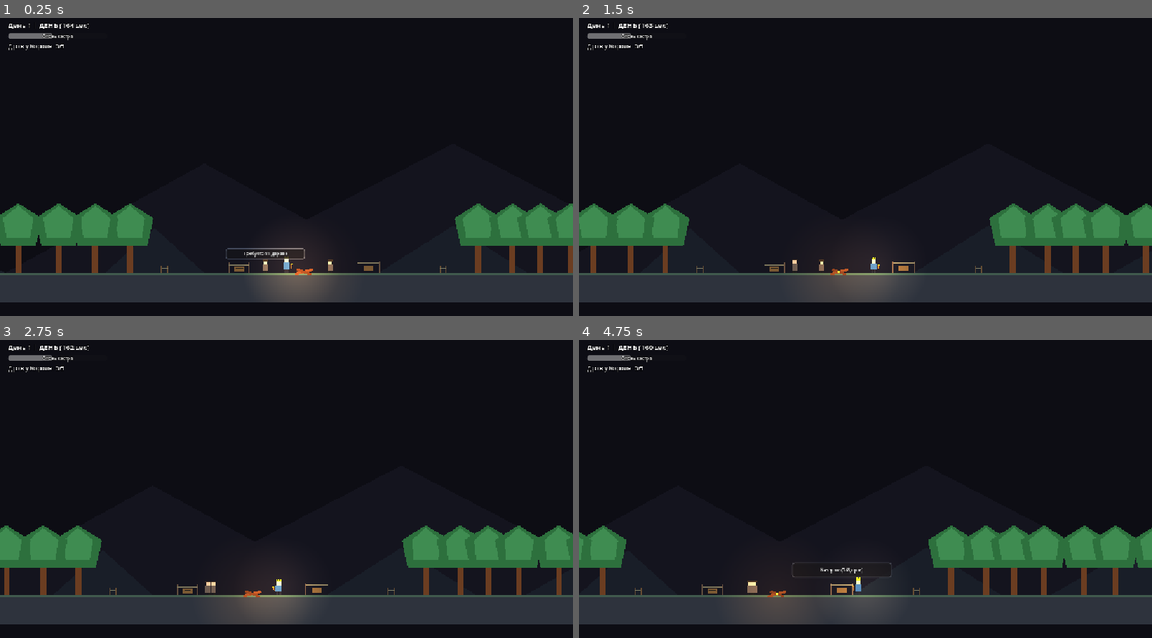
Above: before the commit, frames 1-4 (two rows, left to right).
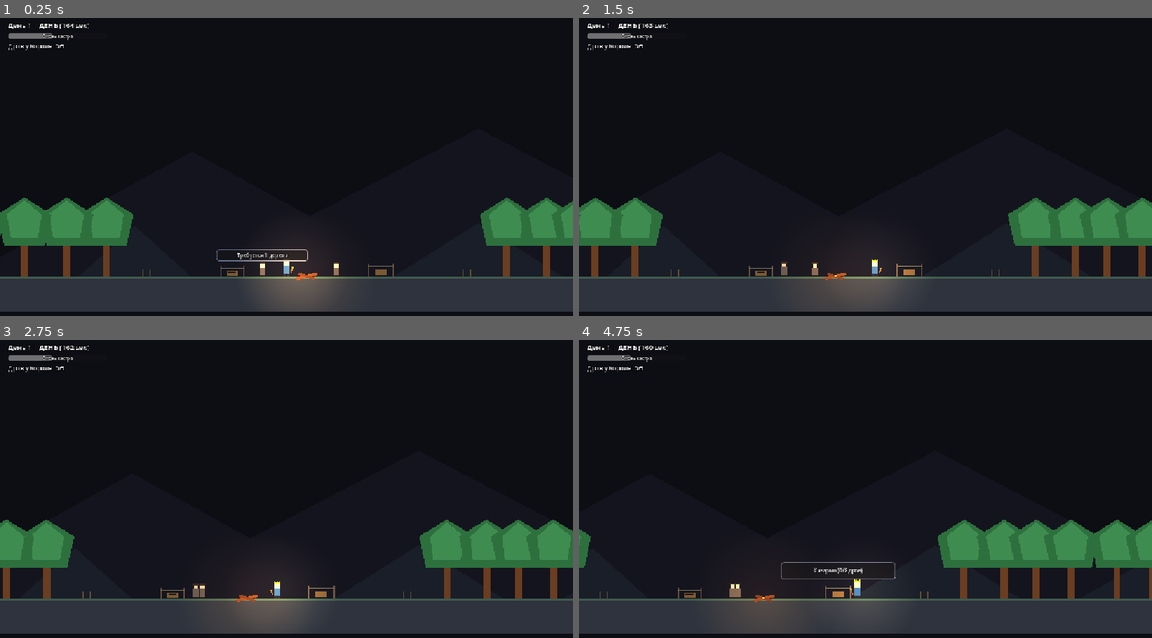
Above: after the commit, the same moments.

Repository: Kyrsadak/turkic-game-jam
Game: Godot game, scene res://scenes/main/main.tscn
Two runs of this game, one before a commit and one after it. Both use one fixed random seed, a clock stepped at 60 frames per second and the inputs below.
Inputs (mouse positions are in pixels of both pictures, inside the frame that each line leads up to):
- Up to frame 1 (0.25 s): no input
- Up to frame 2 (1.5 s): move the mouse to (991, 158) at 0.52 s; hold R 0.53-1.28 s; hold D from 0.53 s (still down); click (991, 158) at 0.67 s; move the mouse to (750, 190) at 1.27 s; tap E at 1.35 s
- Up to frame 3 (2.75 s): move the mouse to (343, 423) at 2.02 s; release D at 2.03 s; hold A from 2.03 s (still down); hold R from 2.03 s (still down)
- Up to frame 4 (4.75 s): move the mouse to (836, 560) at 2.77 s; release A at 2.78 s; release R at 2.78 s; hold D 2.78-4.28 s; tap E at 2.85, 4.35 s; click (836, 560) at 2.92 s; move the mouse to (1037, 542) at 3.52 s; hold R 3.53-4.28 s; move the mouse to (693, 447) at 4.27 s; hold A from 4.28 s (still down)

The runs differ from the first frame. In frame 1, 10% of the frame differs, in the area x 0-100%, y 60-99%; in frame 2, 8.9%; in frame 3, 9.0%; in frame 4, 10%.

Commit message:
v13 (camera zoom and shake animations)

Diff:
--- a/scenes/buildings/wall.gd
+++ b/scenes/buildings/wall.gd
@@ -126,6 +126,14 @@
 		shake_tween.tween_property(current_vis, "position:x", -3.0, 0.04)
 		shake_tween.tween_property(current_vis, "position:x", 0.0, 0.04)
 
+		# Тряска камеры при ударе по стене (зависит от близости игрока)
+		var players = get_tree().get_nodes_in_group("player")
+		if players.size() > 0:
+			var p = players[0]
+			var dist = global_position.distance_to(p.global_position)
+			if dist < 400.0:
+				p.apply_camera_shake(remap(dist, 0.0, 400.0, 3.0, 0.5))
+
 	if health <= 0:
 		destroy_wall()
 
--- a/scenes/player/player.gd
+++ b/scenes/player/player.gd
@@ -13,6 +13,10 @@
 @onready var body: Node2D = $Body
 @onready var wood_pile: Node2D = $WoodPile
 @onready var hit_cooldown: Timer = $HitCooldown
+@onready var camera: Camera2D = $Camera2D
+
+var shake_strength: float = 0.0
+var shake_decay: float = 12.0
 
 func _ready() -> void:
 	add_to_group("player")
@@ -23,6 +27,16 @@
 	# Гравитация
 	if not is_on_floor():
 		velocity.y += gravity * delta
+
+	# Затухание тряски камеры
+	if shake_strength > 0.0:
+		shake_strength = move_toward(shake_strength, 0.0, shake_decay * delta)
+		camera.offset = Vector2(
+			randf_range(-shake_strength, shake_strength),
+			randf_range(-shake_strength, shake_strength)
+		)
+	else:
+		camera.offset = Vector2.ZERO
 
 
 	# Движение влево-вправо (A/D или Стрелки)
@@ -69,6 +83,7 @@
 				tween.tween_property(wood_pile, "position:y", -5.0, 0.1)
 				tween.tween_property(wood_pile, "position:y", 0.0, 0.1)
 
+				apply_camera_shake(1.2)
 				is_hitting = true
 				await get_tree().create_timer(0.25).timeout
 				is_hitting = false
@@ -90,6 +105,7 @@
 				emit_signal("wood_count_changed", wood_count)
 				update_wood_visuals()
 
+				apply_camera_shake(1.2)
 				is_hitting = true
 				await get_tree().create_timer(0.2).timeout
 				is_hitting = false
@@ -111,6 +127,7 @@
 func start_hit_animation() -> void:
 	is_hitting = true
 	hit_cooldown.start()
+	apply_camera_shake(1.8)
 
 	# Эффект удара (наклон тела)
 	var tween = create_tween()
@@ -148,3 +165,6 @@
 
 func _on_hit_cooldown_timeout() -> void:
 	pass
+
+func apply_camera_shake(strength: float) -> void:
+	shake_strength = strength
--- a/scenes/player/player.tscn
+++ b/scenes/player/player.tscn
@@ -109,6 +109,7 @@
 
 [node name="Camera2D" type="Camera2D" parent="."]
 position = Vector2(0, -80)
+zoom = Vector2(1.15, 1.15)
 limit_top = -500
 limit_bottom = 100
 position_smoothing_enabled = true
--- a/scenes/tree/tree.gd
+++ b/scenes/tree/tree.gd
@@ -93,6 +93,12 @@
 	tween.tween_property(visual, "rotation", fall_dir * (PI / 2.2), 1.2).set_trans(Tween.TRANS_BOUNCE).set_ease(Tween.EASE_OUT)
 	tween.tween_property(visual, "modulate:a", 0.0, 1.2)
 
+	# Тряска камеры при ударе дерева об землю
+	var players = get_tree().get_nodes_in_group("player")
+	if players.size() > 0:
+		var p = players[0]
+		tween.finished.connect(func(): p.apply_camera_shake(3.5))
+
 	# Количество выпадающих дров: лесоруб -> 6, игрок -> 4-5
 	var drop_count = 6 if feller_was_lumberjack else randi_range(4, 5)
 
